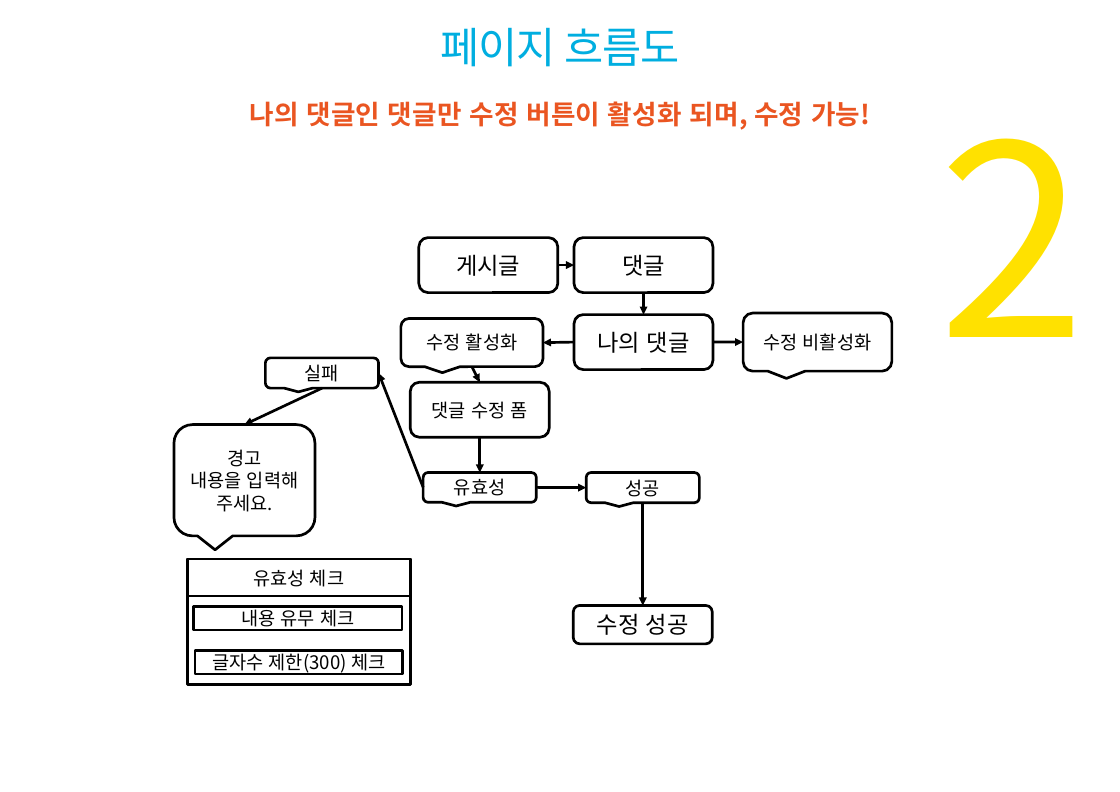
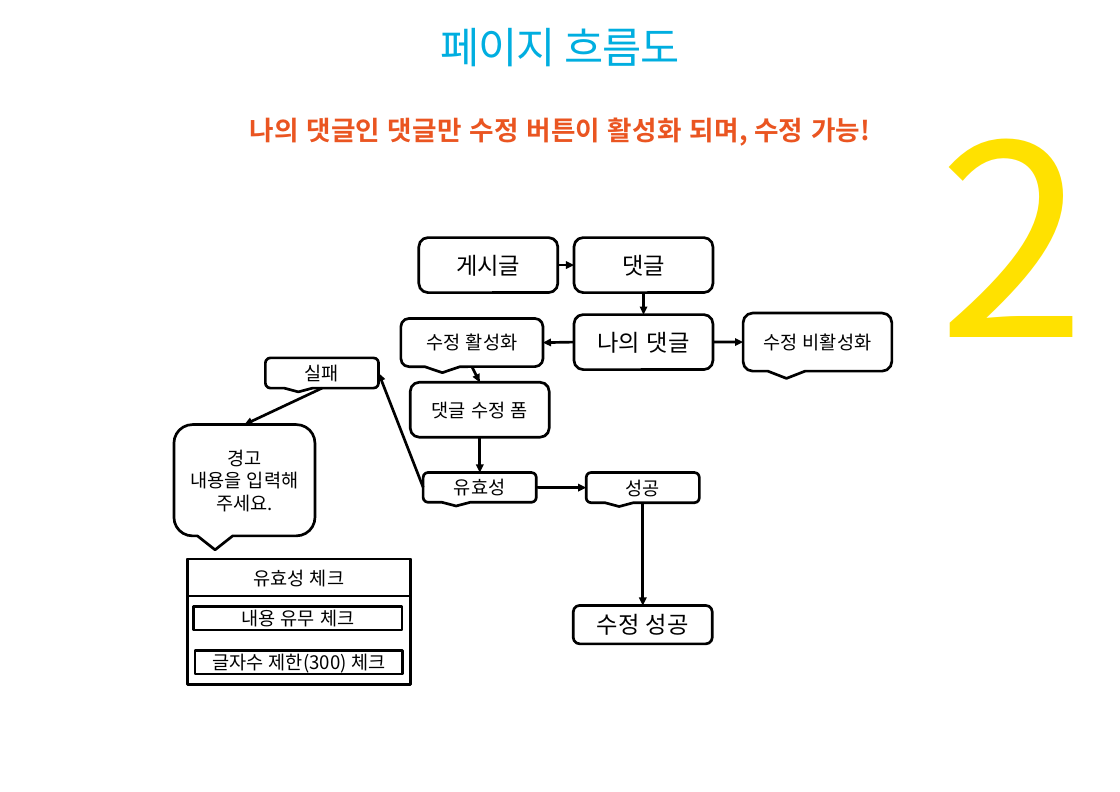
Before and after one commit to luke9349/LTNS_jsp_re, a slide deck: slide 24 of DOC/LTNS_jsp_최종.pptx. Drawn at 1120x792 pixels with LibreOffice and Linux fonts; fonts in the diff are those of the drawing; background and template pictures are left out. Boxes give left, top, right and bottom in pixels: in the first picture for what was removed or moved away, otherwise in the second. Text is boxed around its words. In the diff, an @@ line names an element or a change of style, - is before the commit and + after.

```diff
--- a/DOC/LTNS_jsp_최종.pptx
+++ b/DOC/LTNS_jsp_최종.pptx
@@ text "나의 댓글인 댓글만 수정 버튼이 ...": place and size @@
-text "나의 댓글인 댓글만 수정 버튼이 ..." at <box>249,101,870,130</box>
+text "나의 댓글인 댓글만 수정 버튼이 ..." at <box>249,117,870,146</box>
```
Also in this commit, not shown: 8 other slides changed, 1 other file.
